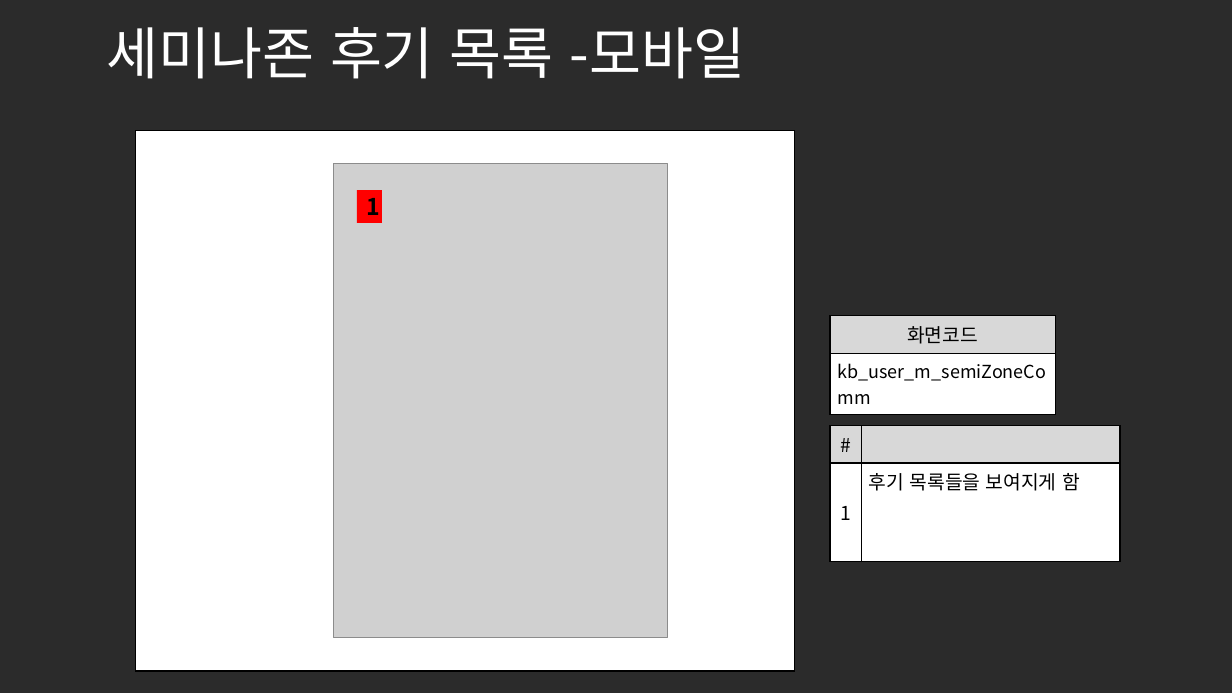
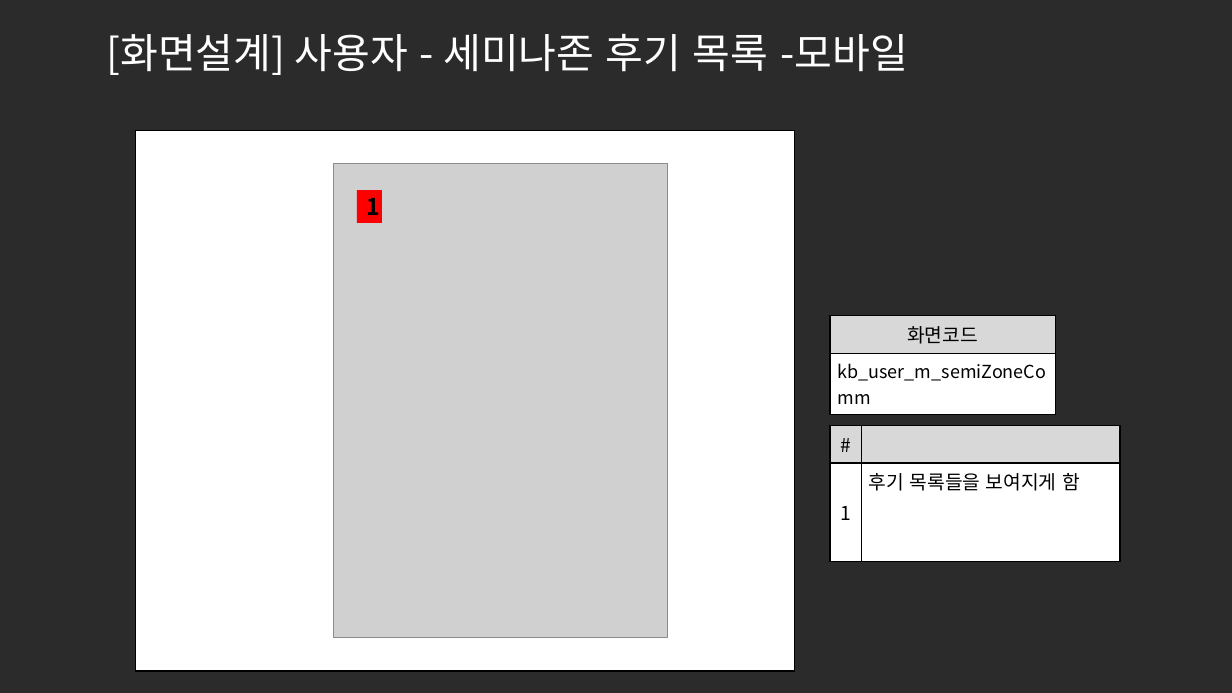
Before and after one commit to ezenteam2/e-Zone, a slide deck: slide 13 of 0 발표용 파워포인트/project05 - 파워포인트 종합 - 기범.pptx. Drawn at 1232x693 pixels with LibreOffice and Linux fonts; fonts in the diff are those of the drawing; grey boxes stand for pictures; background and template pictures are left out; a plain dark background stands for a picture behind light text. Boxes give left, top, right and bottom in pixels: in the first picture for what was removed or moved away, otherwise in the second. Text is boxed around its words. In the diff, an @@ line names an element or a change of style, - is before the commit and + after.

```diff
--- a/0 발표용 파워포인트/project05 - 파워포인트 종합 - 기범.pptx
+++ b/0 발표용 파워포인트/project05 - 파워포인트 종합 - 기범.pptx
@@ title at box(106, 34, 908, 75): text changed; size 44 to 32 pt @@
-세미나존 후기 목록 -모바일
+[화면설계] 사용자 - 세미나존 후기 목록 -모바일
```
Also in this commit, not shown: 16 other slides changed.
